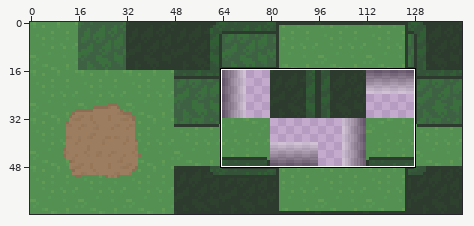
Two versions of one sprite sheet, Monstable/res/graphics/Tileset.png. Above, an overview of the earlier version with the close-up marked.
Close-up. The starting point:
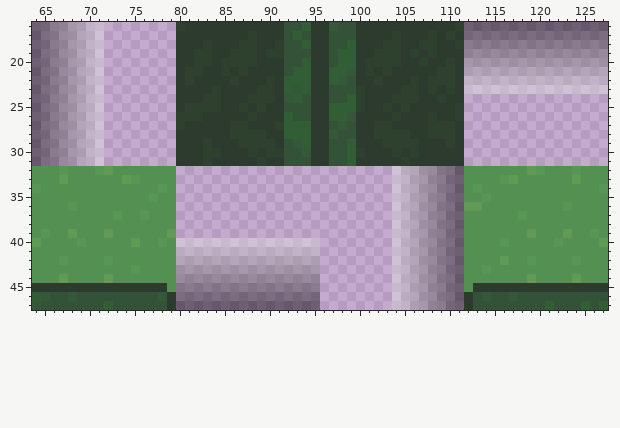
The file is 144x64 pixels. Colours within 5 levels of each other are drawn and written as one. Shown: x 64..127, y 16..47.
After:
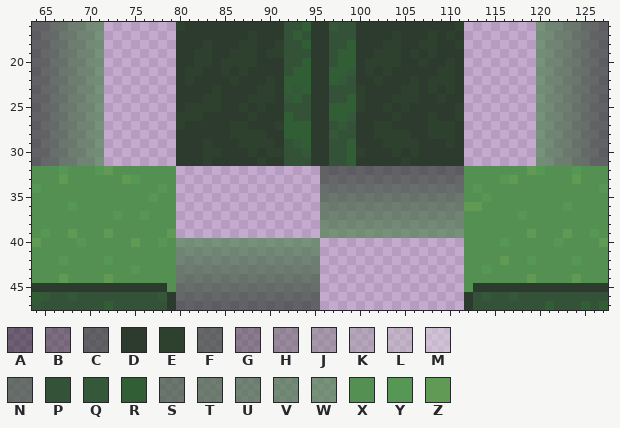
Palette (. is transparent): A #00000070  B #1f1f1f70  C #2d392ea5  D #2d3a2e  E #2e412e  F #314332a5  G #3f3f3f70  H #5f5f5f70  J #7f7f7f70  K #9f9f9f70  L #bfbfbf70  M #dfdfdf70  N #364e37a5  P #345238  Q #36583a  R #325e35  S #3b593ba5  T #406440a5  U #446d44a5  V #497849a5  W #4e834da5  X #539052  Y #579756  Z #619a55
Changes in this commit:
Changed rows in their new state; - is an unchanged pixel.
first column x 64:
16 CFNSTUVW----------------------------------------........WVUTSNFC
17 CFNSTUVW----------------------------------------........WVUTSNFC
18 CFNSTUVW----------------------------------------........WVUTSNFC
19 CFNSTUVW----------------------------------------........WVUTSNFC
20 CFNSTUVW----------------------------------------........WVUTSNFC
21 CFNSTUVW----------------------------------------........WVUTSNFC
22 CFNSTUVW----------------------------------------........WVUTSNFC
23 CFNSTUVW----------------------------------------........WVUTSNFC
24 CFNSTUVW------------------------------------------------WVUTSNFC
25 CFNSTUVW------------------------------------------------WVUTSNFC
26 CFNSTUVW------------------------------------------------WVUTSNFC
27 CFNSTUVW------------------------------------------------WVUTSNFC
28 CFNSTUVW------------------------------------------------WVUTSNFC
29 CFNSTUVW------------------------------------------------WVUTSNFC
30 CFNSTUVW------------------------------------------------WVUTSNFC
31 CFNSTUVW------------------------------------------------WVUTSNFC
32 --------------------------------CCCCCCCCCCCCCCCC----------------
33 --------------------------------FFFFFFFFFFFFFFFF----------------
34 --------------------------------NNNNNNNNNNNNNNNN----------------
35 --------------------------------SSSSSSSSSSSSSSSS----------------
36 --------------------------------TTTTTTTTTTTTTTTT----------------
37 --------------------------------UUUUUUUUUUUUUUUU----------------
38 --------------------------------VVVVVVVVVVVVVVVV----------------
39 --------------------------------WWWWWWWWWWWWWWWW----------------
40 ----------------WWWWWWWWWWWWWWWW--------........----------------
41 ----------------VVVVVVVVVVVVVVVV--------........----------------
42 ----------------UUUUUUUUUUUUUUUU--------........----------------
43 ----------------TTTTTTTTTTTTTTTT--------........----------------
44 ----------------SSSSSSSSSSSSSSSS--------........----------------
45 ----------------NNNNNNNNNNNNNNNN--------........----------------
46 ----------------FFFFFFFFFFFFFFFF--------........----------------
47 ----------------CCCCCCCCCCCCCCCC--------........----------------
